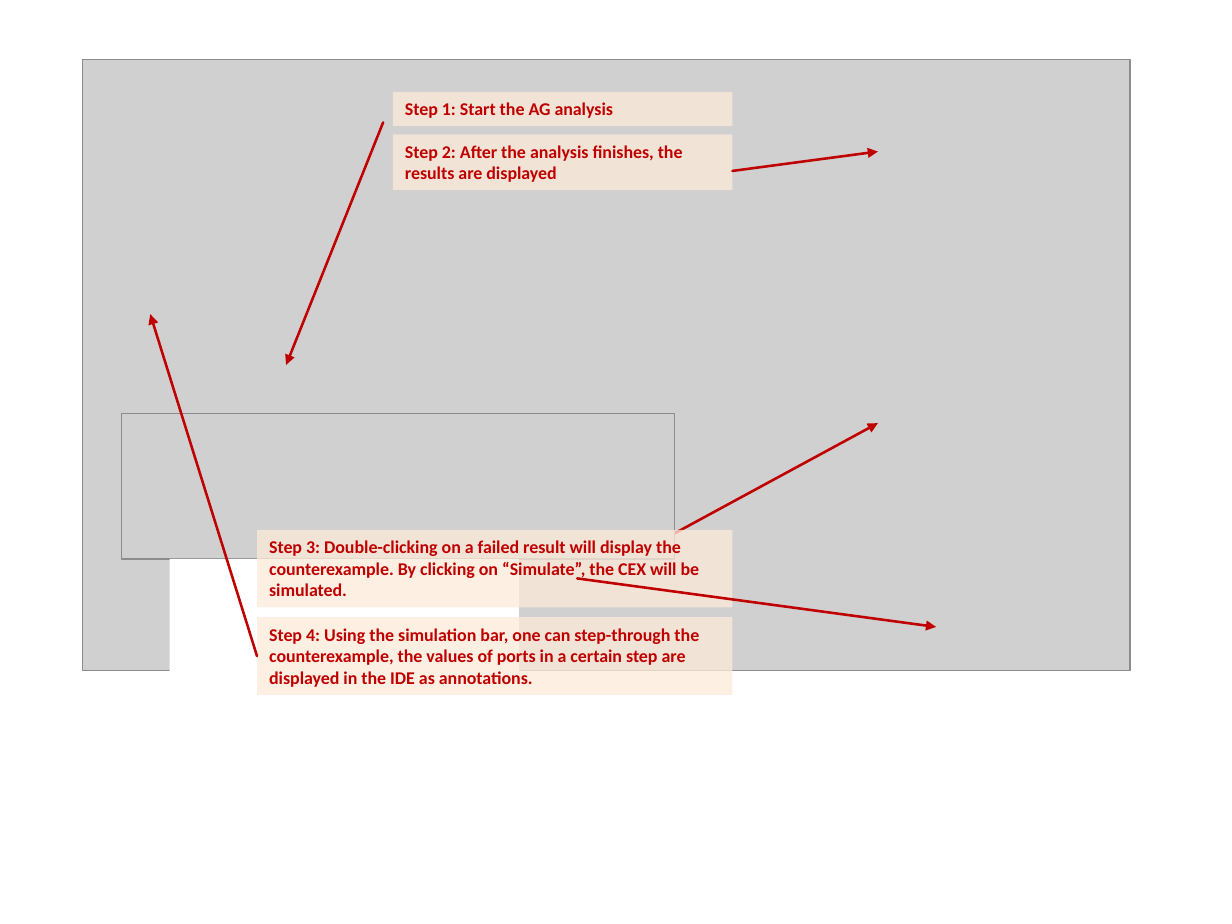
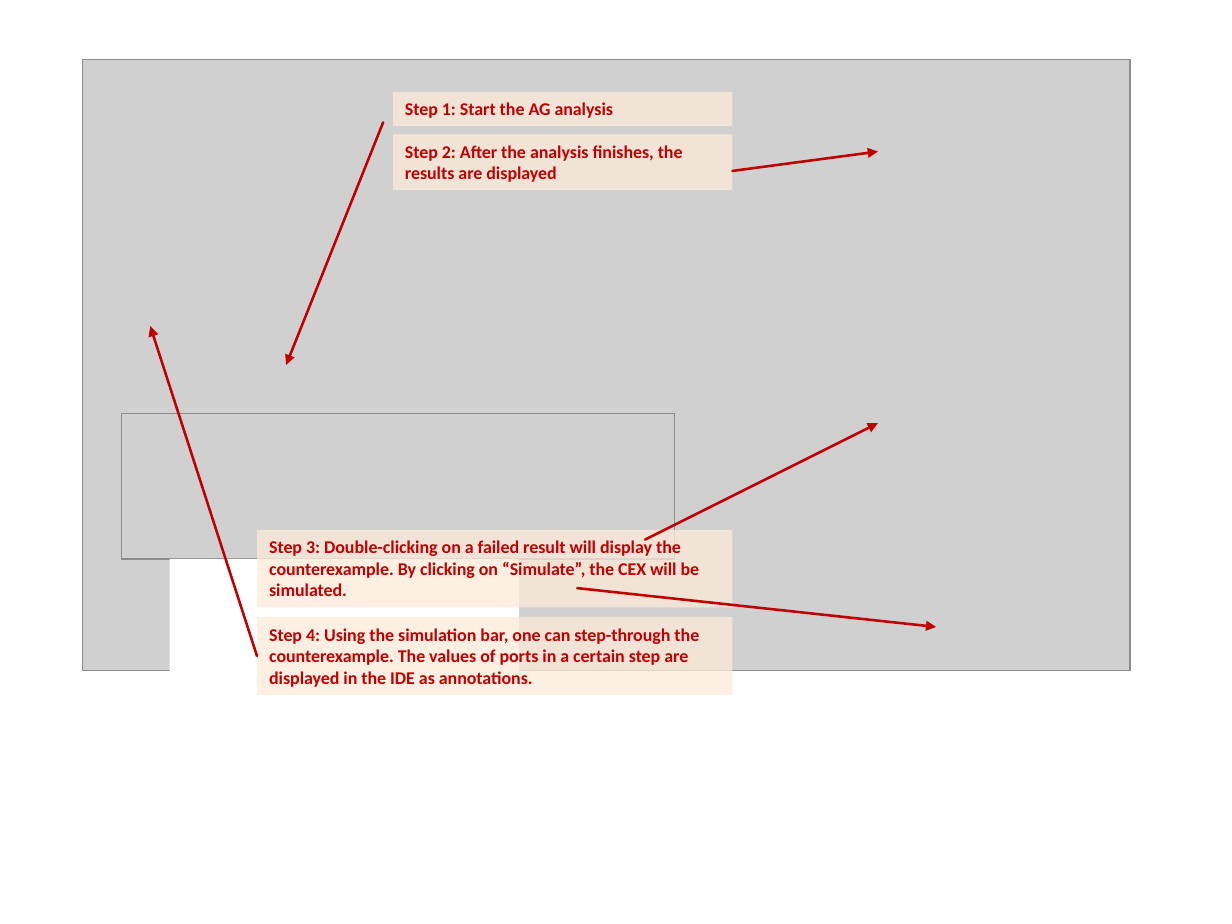
Before and after one commit to mbeddr/mbeddr.formal, a slide deck: slide 15 of code/tutorial/solutions/com.mbeddr.formal.nusmv.users_guide/figures/figures.pptx. Drawn at 1232x924 pixels with LibreOffice and Linux fonts; fonts in the diff are those of the drawing; grey boxes stand for pictures. Boxes give left, top, right and bottom in pixels: in the first picture for what was removed or moved away, otherwise in the second. Text is boxed around its words. In the diff, an @@ line names an element or a change of style, - is before the commit and + after.

```diff
--- a/code/tutorial/solutions/com.mbeddr.formal.nusmv.users_guide/figures/figures.pptx
+++ b/code/tutorial/solutions/com.mbeddr.formal.nusmv.users_guide/figures/figures.pptx
@@ arrow moved from (257, 657) - (150, 314) to (257, 657) - (150, 326) @@
@@ arrow moved from (646, 549) - (878, 424) to (646, 540) - (878, 424) @@
@@ arrow moved from (578, 578) - (936, 627) to (578, 588) - (936, 627) @@
@@ text in rectangle at bbox=[269, 628, 699, 687]: text changed @@
-Step 4: Using the simulation bar, one can step-through the counterexample, the values of ports in a certain step are displayed in the IDE as annotations.
+Step 4: Using the simulation bar, one can step-through the counterexample. The values of ports in a certain step are displayed in the IDE as annotations.
```
Also in this commit, not shown: 2 other files.
